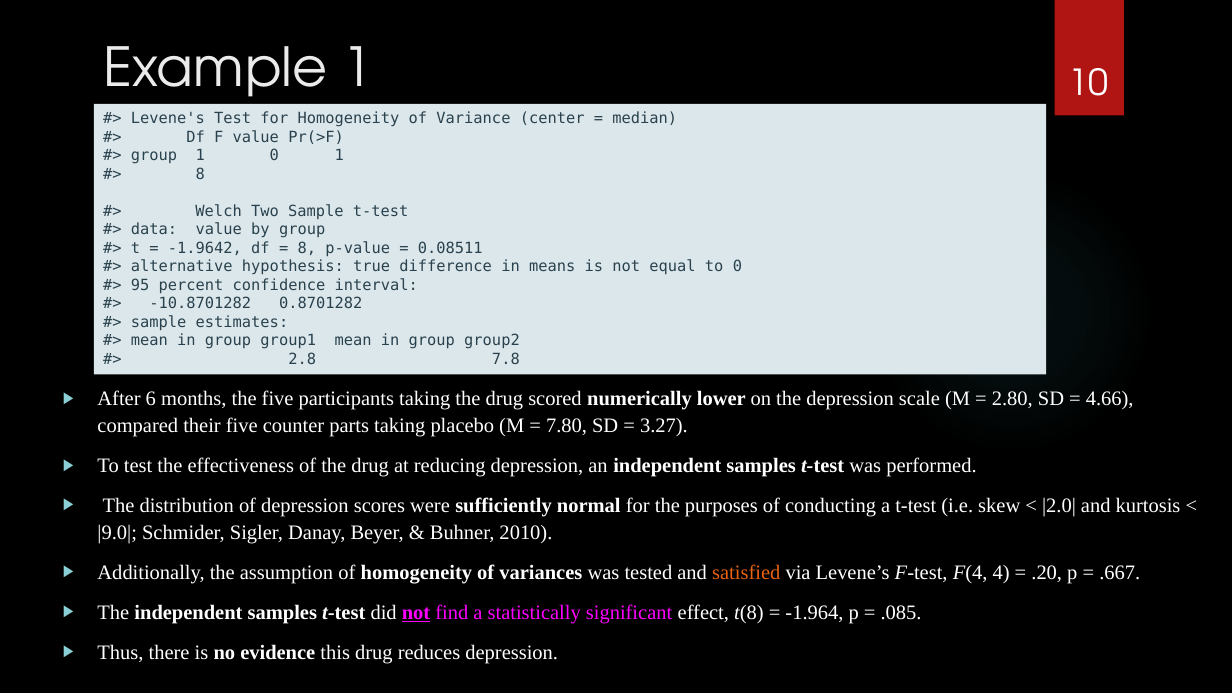
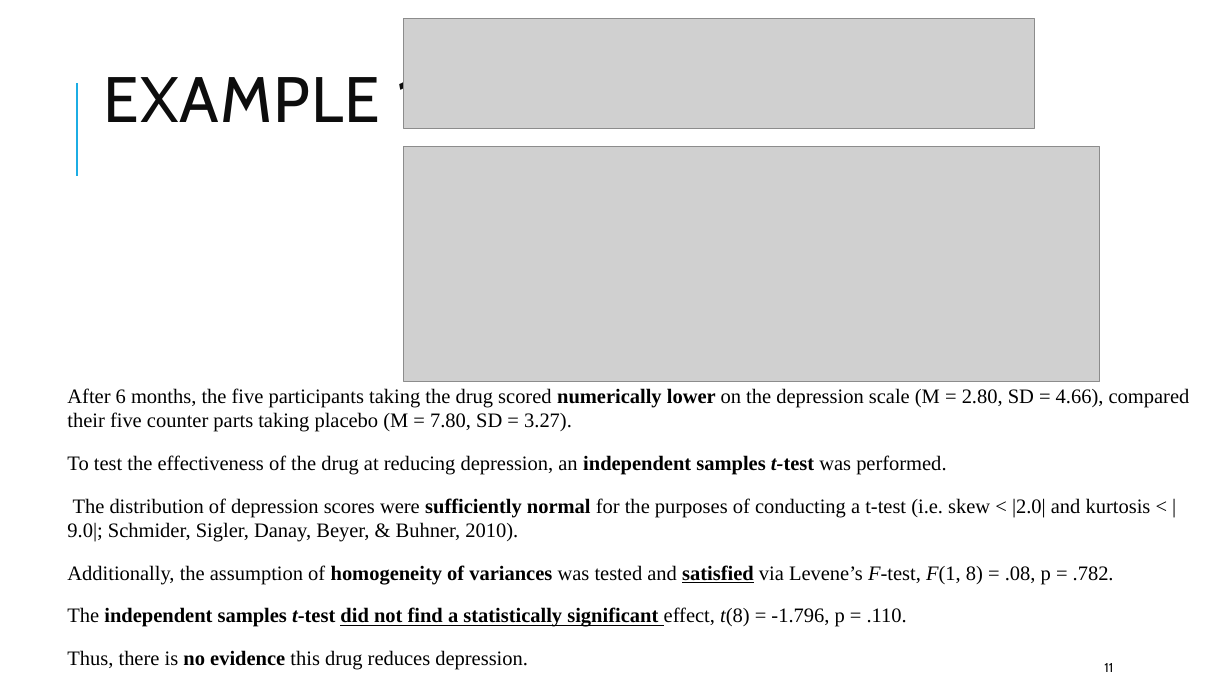
Before and after one commit to CEHS-research/PSY-6600_public, a slide deck: slide 11 of slides/ch7_t-test.pptx (slide 10 before the commit). Drawn at 1232x693 pixels with LibreOffice and Linux fonts; fonts in the diff are those of the drawing; grey boxes stand for pictures; background and template pictures are left out. Boxes give left, top, right and bottom in pixels: in the first picture for what was removed or moved away, otherwise in the second. Text is boxed around its words. In the diff, an @@ line names an element or a change of style, - is before the commit and + after.

```diff
--- a/slides/ch7_t-test.pptx
+++ b/slides/ch7_t-test.pptx
@@ background picture (left out) to #FFFFFF @@
@@ title "EXAMPLE 1" at [103,67,420,136]: vertical alignment top to middle @@
@@ picture added at [404,18,1034,129] @@
@@ rectangle removed at [1055,0,1124,116] @@
@@ line added from (77, 176) to (77, 83), #1CADE4 1.5 pt @@
@@ title at [103,67,420,136]: text changed; size 42 to 50 pt; font TeX Gyre Adventor to Cabin; text colour #EBEBEB to #0D0D0D @@
-Example 1
+EXAMPLE 1
@@ page number removed at [1069,68,1109,96] @@
-10
@@ rectangle removed at [94,104,1046,374] @@
-#> Levene's Test for Homogeneity of Variance (center = median)
-#> Df F value Pr(>F)
-#> group 1 0 1
-#> 8
-#> Welch Two Sample t-test
-#> data: value by group
-#> t = -1.9642, df = 8, p-value = 0.08511
-#> alternative hypothesis: true difference in means is not equal to 0
-#> 95 percent confidence interval:
-#> -10.8701282 0.8701282
-#> sample estimates:
-#> mean in group group1 mean in group group2
-#> 2.8 7.8
@@ picture added at [404,146,1100,382] @@
@@ ellipse removed at [870,169,1154,454] @@
@@ text at [67,388,1190,670]: text colour #FFFFFF to #000000 in "After 6 months, the five participants taking ...", "To test the effectiveness of the drug ...", "The distribution of depression scores were sufficiently ...", "Thus, there is no evidence this drug ..."; bullet ▶ to  ; line spacing 1.1 to 1; more space between paragraphs; bullet colour #8AD0D6 to #1CADE4 @@
@@ text at [67,565,1114,627]: text changed; text colour #FFFFFF to #000000 @@
-▶ Additionally, the assumption of homogeneity of variances was tested and satisfied via Levene’s F-test, F(4, 4) = .20, p = .667.
-▶ The independent samples t-test did not find a statistically significant effect, t(8) = -1.964, p = .085.
+  Additionally, the assumption of homogeneity of variances was tested and satisfied via Levene’s F-test, F(1, 8) = .08, p = .782.
+  The independent samples t-test did not find a statistically significant effect, t(8) = -1.796, p = .110.
@@ page number added at [1104,663,1113,672], 10 pt, text #0D0D0D @@
+11
```
Also in this commit, not shown: 18 other slides changed, 2 slides added, 1 slide removed, 7 other files.
